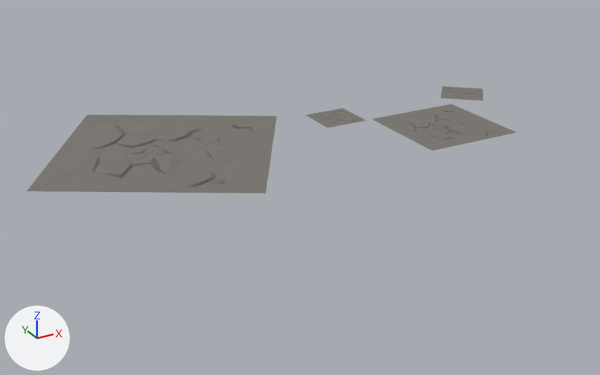
An edit to the FBX model src/Client/Resources/FBX/Stage2.FBX, drawn before and after from the same camera.
One viewpoint serves both versions: a camera (50 mm lens) standing at (-18.2, -32.6, 12.6) and looking at (-1.4, -2.1, -2.6). Arrows for +X, +Y and +Z are at lower left; the lights stay in place.

The first picture shows 'SM_Env_CrackedRock_25', 'SM_Env_CrackedRock_3', 'SM_Env_CrackedRock_8', 'SM_Env_CrackedRock_9'.
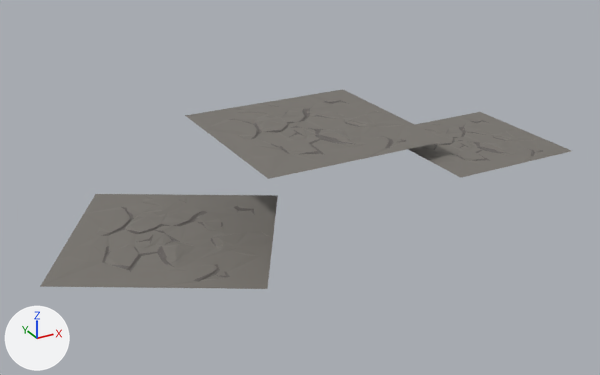
Changed parts and their boxes [x1, y1, x2, y2] in the pictures (600 x 375 px):
'SM_Env_CrackedRock_9', moved: before [27, 115, 277, 193]; after [40, 194, 278, 289]
'SM_Env_CrackedRock_3', moved, rescaled (331% wider, 333% taller): before [306, 108, 366, 128]; after [185, 89, 447, 179]
'SM_Env_CrackedRock_8', moved, rescaled: before [372, 104, 517, 151]; after [408, 112, 571, 178]
'SM_Env_CrackedRock_25', deleted: before [441, 86, 483, 101]

Edits to the bpy script that builds the scene:
```text
Remove ob_sm_env_crackedrock_25:
    ob_sm_env_crackedrock_25 = bpy.data.objects.new('SM_Env_CrackedRock_25', me_sm_env_crackedrock_02)
    ob_sm_env_crackedrock_25.location = (7.2, -1.0, 0.0)
    ob_sm_env_crackedrock_25.rotation_euler = (0.0, 0.0, 0.873)  # degrees (0, 0, 50)
    ob_sm_env_crackedrock_25.scale = (0.00105, 0.00105, 0.00105)
Change ob_sm_env_crackedrock_8:
    ob_sm_env_crackedrock_8.location: (2.4, -2.0, 0.0) -> (2.7, -2.0, -0.7)
    ob_sm_env_crackedrock_8.scale: (0.00235, 0.00235, 0.00235) -> (0.00315, 0.00315, 0.00315)
Change ob_sm_env_crackedrock_9:
    ob_sm_env_crackedrock_9.location: (-9.0, 5.0, 0.0) -> (-9.0, 5.0, -4.1)
Change ob_sm_env_crackedrock_3:
    ob_sm_env_crackedrock_3.location: (0.0, 0.0, 0.0) -> (-5.0, 2.65, 0.0)
    ob_sm_env_crackedrock_3.scale: (0.00105, 0.00105, 0.00105) -> (0.00438, 0.00438, 0.00438)
```
